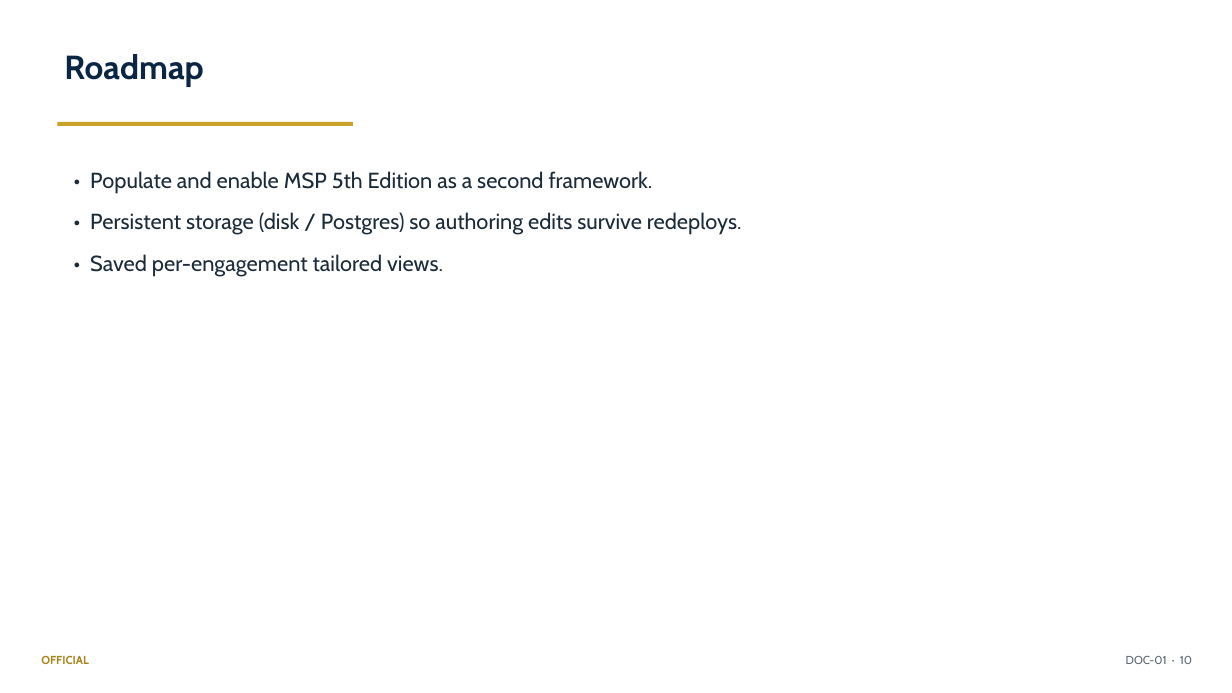
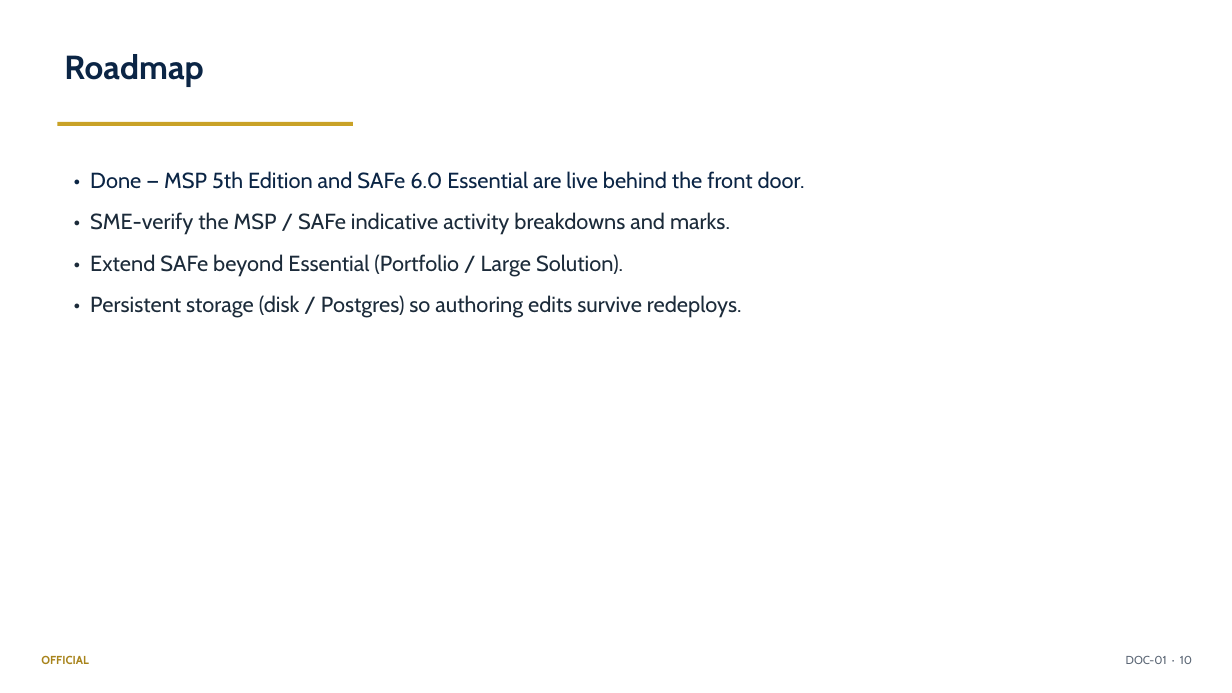
Before and after one commit to DRC63/method-map, a slide deck: slide 10 of docs/01_Architecture_and_Design_Summary.pptx. Drawn at 1232x693 pixels with LibreOffice and Linux fonts; fonts in the diff are those of the drawing. Boxes give left, top, right and bottom in pixels: in the first picture for what was removed or moved away, otherwise in the second. Text is boxed around its words. In the diff, an @@ line names an element or a change of style, - is before the commit and + after.

```diff
--- a/docs/01_Architecture_and_Design_Summary.pptx
+++ b/docs/01_Architecture_and_Design_Summary.pptx
@@ text at (90, 171, 805, 277): text changed @@
-• Populate and enable MSP 5th Edition as a second framework.
+• Done — MSP 5th Edition and SAFe 6.0 Essential are live behind the front door.
+• SME-verify the MSP / SAFe indicative activity breakdowns and marks.
+• Extend SAFe beyond Essential (Portfolio / Large Solution).
@@ text at (90, 254, 443, 277): paragraph removed @@
-• Saved per-engagement tailored views.
```
Also in this commit, not shown: 4 other slides changed, 11 other files.
